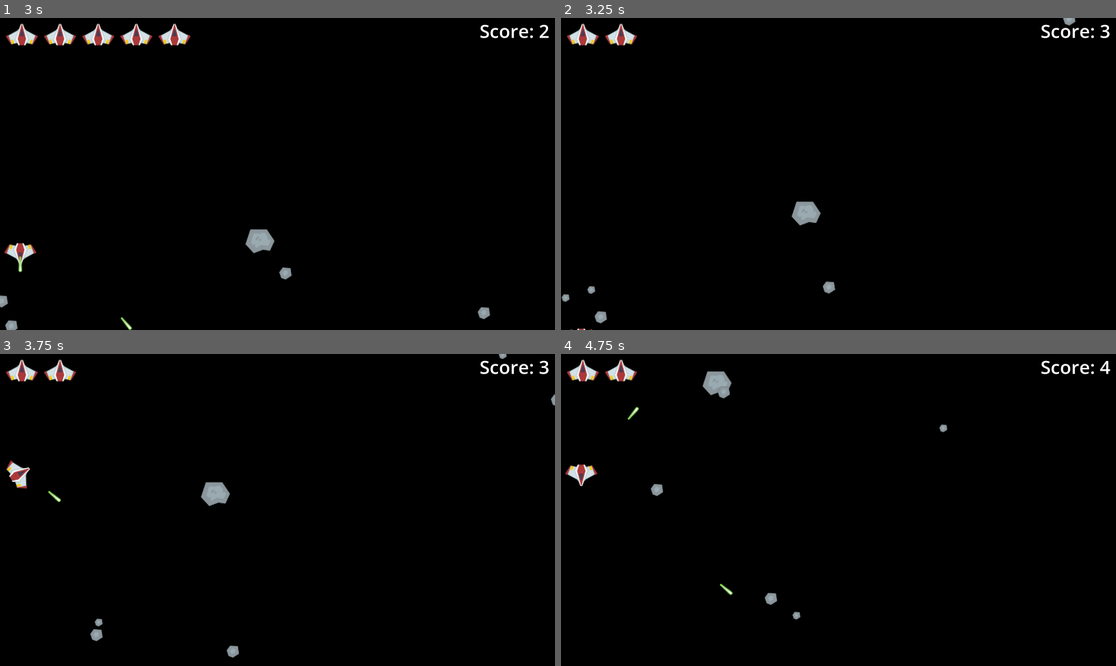
Above: before the commit, frames 1-4 (two rows, left to right).
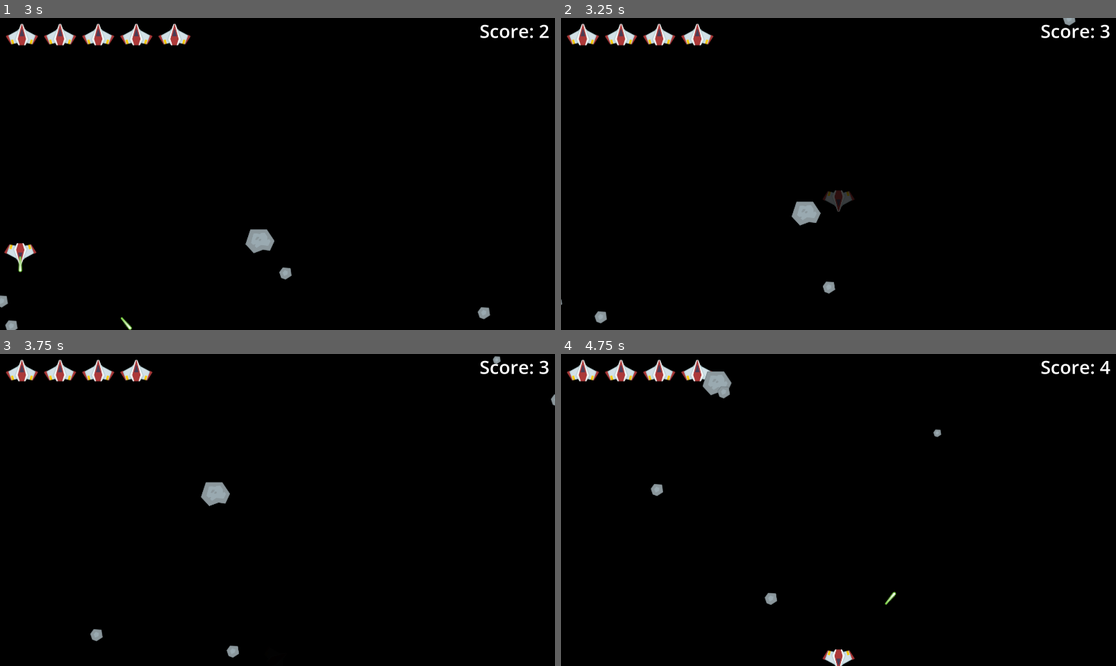
Above: after the commit, the same moments.

Repository: Dripcoding/godot-asteroids
Game: Godot game, scene res://game.tscn
Two runs of this game, one before a commit and one after it. Both use one fixed random seed, a clock stepped at 60 frames per second and the inputs below.
Inputs:
- Up to frame 1 (3 s): hold D (right) 0.53-1.28 s; tap Space (shoot) every 0.75 s from 0.6 to 2.85 s; hold S (down) 1.28-2.03 s; hold D (right) 2.03-2.78 s; hold W (up) from 2.78 s (still down)
- Up to frame 2 (3.25 s): keep holding W (up)
- Up to frame 3 (3.75 s): release W (up) at 3.53 s; hold A (left) from 3.53 s (still down); tap Space (shoot) at 3.6 s
- Up to frame 4 (4.75 s): keep holding A (left); tap Space (shoot) at 4.35 s

Frame 1 is identical in both runs. In frame 2, 0.7% of the frame differs, in the area x 0-53%, y 1-100%; in frame 3, 0.8%; in frame 4, 1.1%, in the area x 0-70%, y 1-100%.

Commit message:
impl player collision with asteroid

Diff:
--- a/asteroid.gd
+++ b/asteroid.gd
@@ -12,6 +12,7 @@
 var asteroid_scene: PackedScene = preload('res://asteroid.tscn')
 var speed: float = 0.0
 var velocity: Vector2 = Vector2.ZERO
+var is_hit: bool = false
 var rng = RandomNumberGenerator.new()
 
 
@@ -26,8 +27,9 @@
 
 
 func _on_body_entered(body: Node2D) -> void:
-	if body.has_method('take_damage'):
+	if body.has_method('take_damage') and not body.get('is_invincible'):
 		body.take_damage()
+		update_stats()
 
 
 func _on_area_entered(area: Area2D) -> void:
@@ -53,6 +55,9 @@
 		global_position.y = viewport_rect.position.y
 
 func update_stats() -> void:
+	if is_hit:
+		return
+	is_hit = true
 	health -= 1
 	if (health >= 0):
 		current_size = sizes[3 - health]
--- a/player.gd
+++ b/player.gd
@@ -10,6 +10,7 @@
 
 
 var laser_scene: PackedScene = preload('res://laser.tscn')
+var is_invincible: bool = false
 
 
 func _physics_process(_delta: float) -> void:
@@ -24,6 +25,16 @@
 
 	velocity *= friction
 	move_and_slide()
+
+	#if is_invincible:
+		#$Sprite2D.visible = int(Time.get_ticks_msec() / 100) % 2 == 0
+	#else:
+		#$Sprite2D.visible = true
+
+	if is_invincible:
+		$Sprite2D.modulate.a = 0.5 + 0.5 * sin(Time.get_ticks_msec() * 0.01)
+	else:
+		$Sprite2D.modulate.a = 1.0
 
 	shoot()
 
@@ -54,9 +65,15 @@
 
 
 func take_damage() -> void:
+	if is_invincible:
+		return
 	print('taking damage from asteroid')
 	health -= 1
 	print('health ' + str(health))
+	is_invincible = true
+	velocity = Vector2.ZERO
+	get_tree().create_timer(1.5).timeout.connect(func(): is_invincible = false)
+	global_position = get_viewport_rect().size / 2
 	damage_taken.emit()
 	if health <= 0:
 		health_depleted.emit()
